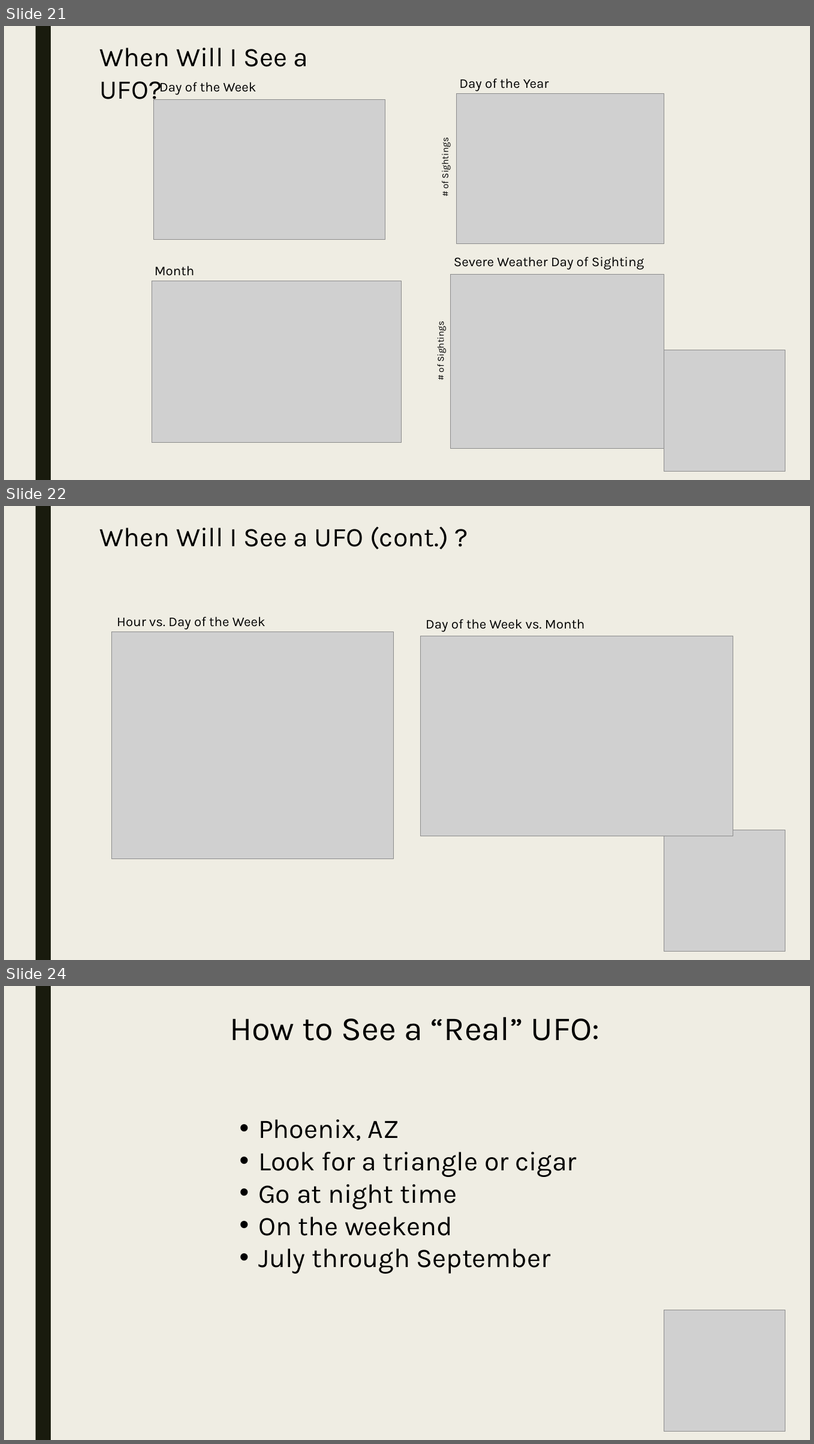
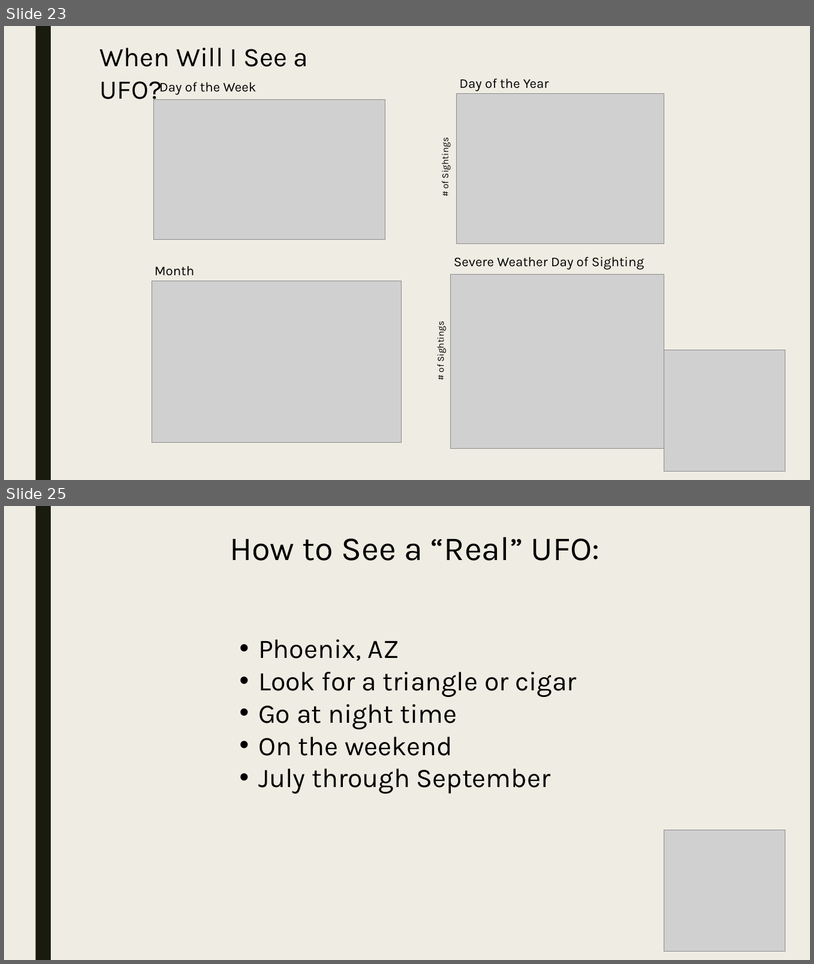
Before and after one commit to Preetikasri/UFO-Sightings-Analysis, a slide deck: ufo_presentation_v3.pptx. Shown one above the other, each under a label of ours: slides 21, 22 and 24 before the commit, slides 23 and 25 after it; the slides between them are not shown. The pictures are 814x1444 and 814x964 pixels, drawn with LibreOffice and Linux fonts; fonts in the diff are those of the drawing; grey boxes stand for pictures. Boxes give left, top, right and bottom in pixels: in the first picture for what was removed or moved away, otherwise in the second. Text is boxed around its words. In the diff, an @@ line names an element or a change of style, - is before the commit and + after.

```diff
--- a/ufo_presentation_v3.pptx
+++ b/ufo_presentation_v3.pptx
@@ slide 22 removed at bbox=[4, 506, 810, 960], background #EFEDE3; not listed: 1 template element that a slide beside it also shows @@
@@ text removed at bbox=[100, 526, 449, 549] @@
-When Will I See a UFO (cont.) ?
@@ text removed at bbox=[117, 616, 266, 630] @@
-Hour vs. Day of the Week
@@ text removed at bbox=[426, 619, 585, 632] @@
-Day of the Week vs. Month
@@ picture removed at bbox=[111, 632, 394, 859] @@
@@ picture removed at bbox=[421, 636, 734, 835] @@
@@ picture removed at bbox=[665, 830, 786, 951] @@
@@ what was slide 21 is now slide 23 @@
@@ what was slide 24 is now slide 25 @@
```
Also in this commit, not shown: 2 slides changed, 2 slides added.
